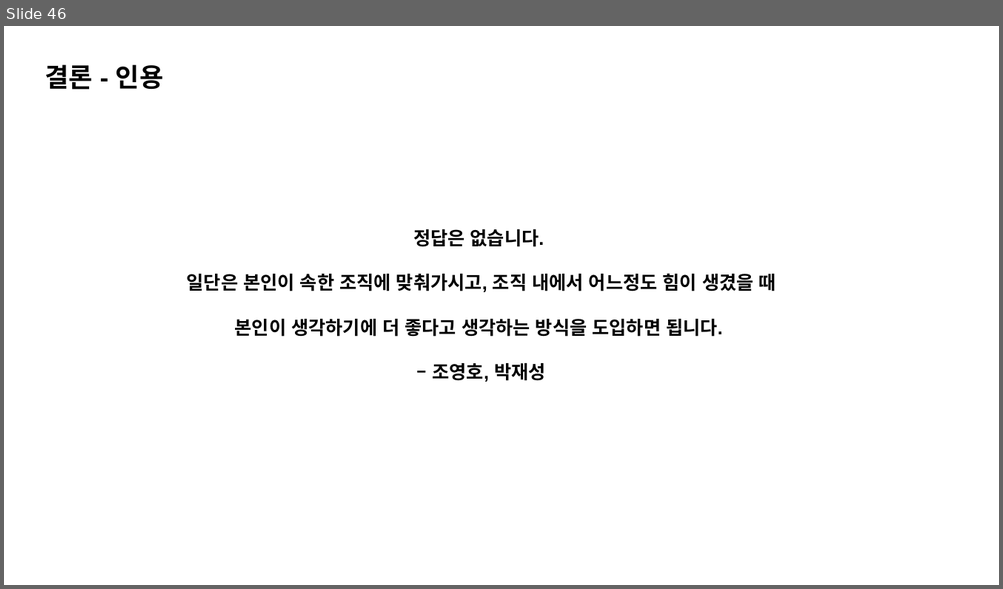
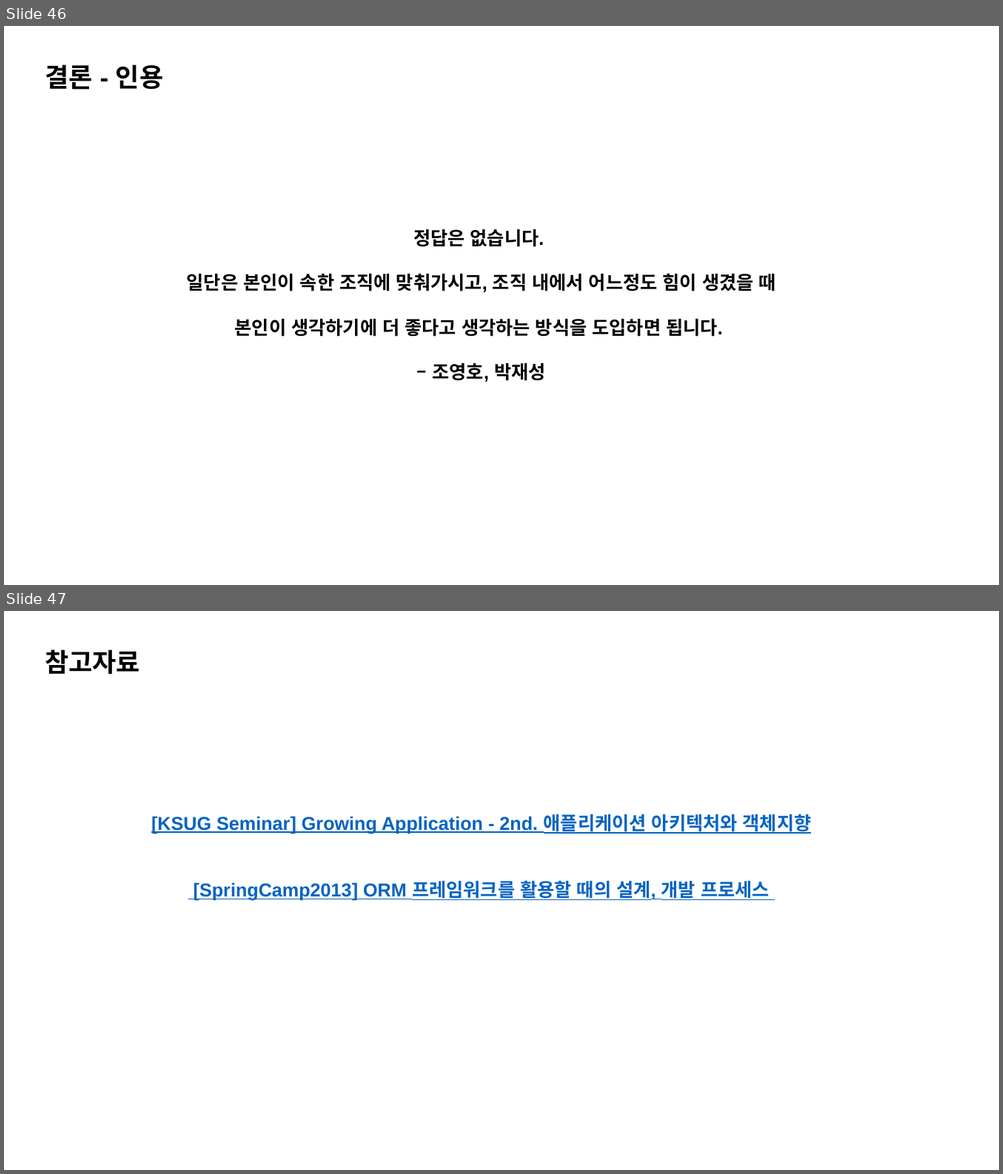
Before and after one commit to K-Diger/RealOOP, a slide deck: RealOOP.pptx. Shown one above the other, each under a label of ours: slide 46 before the commit, slides 46 and 47 after it. The pictures are 1003x589 and 1003x1174 pixels, drawn with LibreOffice and Linux fonts; fonts in the diff are those of the drawing. Boxes give left, top, right and bottom in pixels: in the first picture for what was removed or moved away, otherwise in the second. Text is boxed around its words. In the diff, an @@ line names an element or a change of style, - is before the commit and + after.

```diff
--- a/RealOOP.pptx
+++ b/RealOOP.pptx
@@ slide 47 added at <box>4,611,999,1170</box>, background #FFFFFF @@
@@ text added at <box>45,649,141,674</box>, 25 pt, text #000000, bold @@
+참고자료
@@ text added at <box>151,814,811,901</box>, 18 pt, text #0563C1, bold, underline @@
+[KSUG Seminar] Growing Application - 2nd. 애플리케이션 아키텍처와 객체지향
+[SpringCamp2013] ORM 프레임워크를 활용할 때의 설계, 개발 프로세스
```
Also in this commit, not shown: 1 slide changed.
